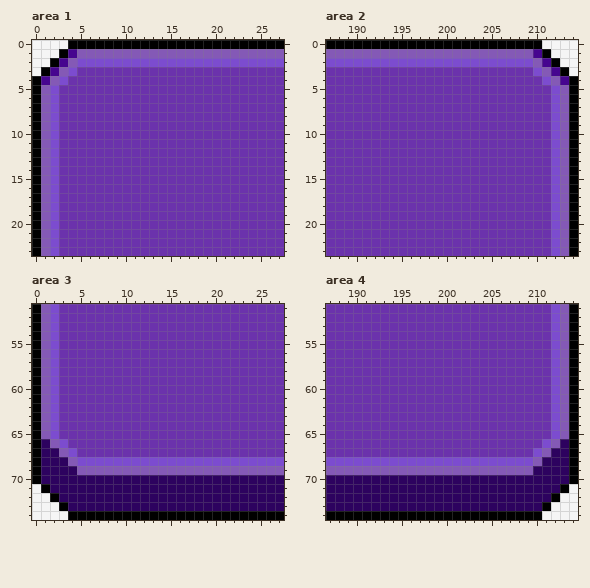
File history of a pixel-art file, application/build/Sprites/Aseprite files/Rules-Button-Unpressed.aseprite. Above is the file before it was changed.
215x75 pixels, 1 frame. Colours within 5 levels of each other are drawn and written as one. Shown: area 1: x 0..27, y 0..23; area 2: x 187..214, y 0..23; area 3: x 0..27, y 51..74; area 4: x 187..214, y 51..74.
New version:
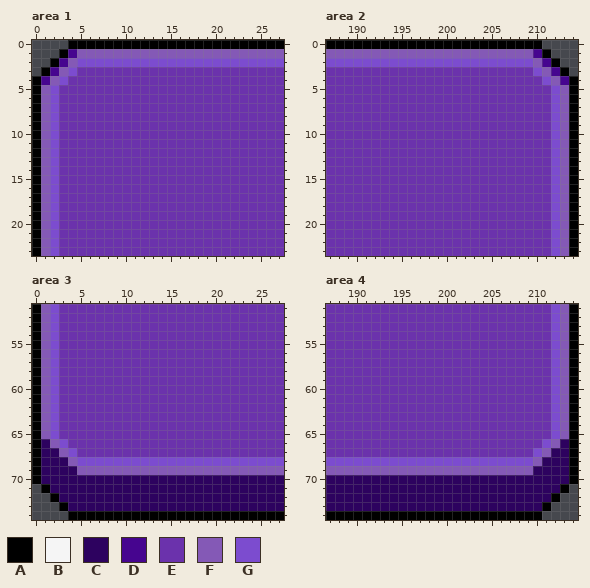
Palette (. is transparent): A #000000  B #f5f5f5  C #2d025f  D #46058f  E #6b32ac  F #8459b6  G #7c4ccf
Changes in this commit:
Area 1:
The edit erases colour B in row 0 at x 0 to 3; in row 1 at x 0 to 2; in row 2 at x 0 to 1; in row 3 at x 0.
Area 2:
The edit erases colour B in row 0 at x 211 to 214; in row 1 at x 212 to 214; in row 2 at x 213 to 214; in row 3 at x 214.
Area 3:
The edit erases colour B in row 71 at x 0; in row 72 at x 0 to 1; in row 73 at x 0 to 2; in row 74 at x 0 to 3.
Area 4:
The edit erases colour B in row 71 at x 214; in row 72 at x 213 to 214; in row 73 at x 212 to 214; in row 74 at x 211 to 214.
